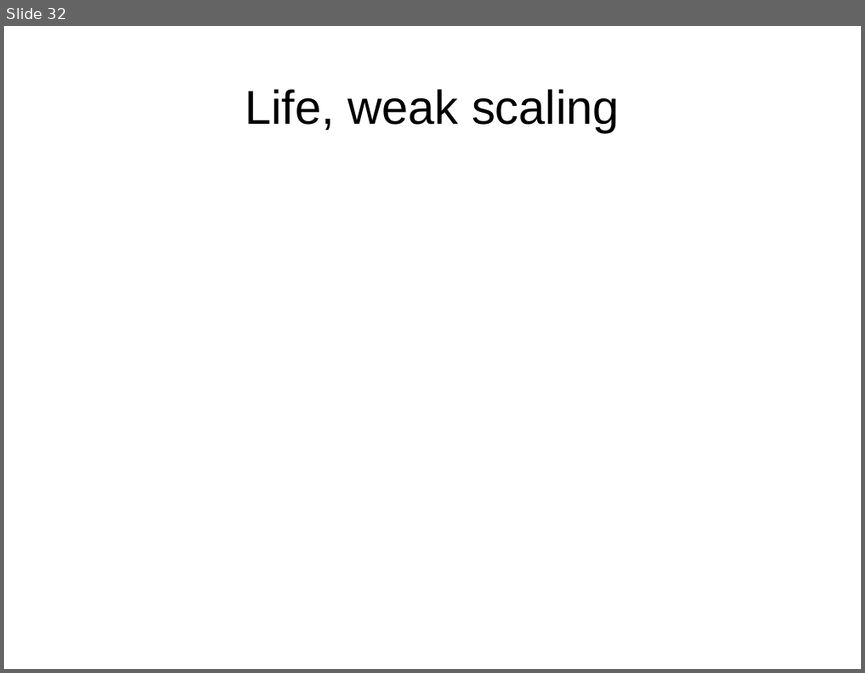
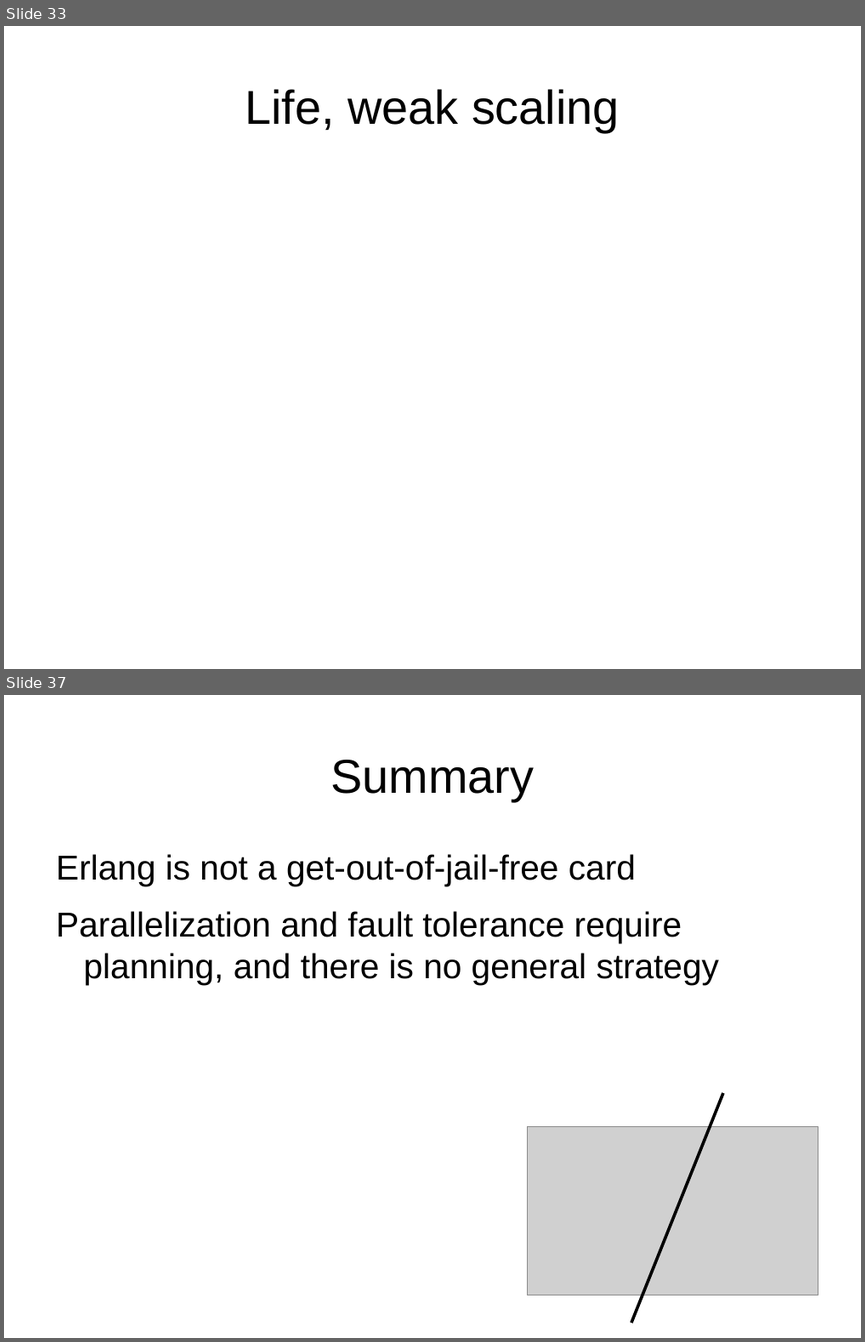
Before and after one commit to FractalDesigns/cowichan-1, a slide deck: miscellaneous/2010-12/slides.odp. Shown one above the other, each under a label of ours: slide 32 before the commit, slides 33 and 37 after it; the slides between them are not shown. The pictures are 865x673 and 865x1342 pixels, drawn with LibreOffice and Linux fonts; fonts in the diff are those of the drawing; grey boxes stand for pictures; background and template pictures are left out. Boxes give left, top, right and bottom in pixels: in the first picture for what was removed or moved away, otherwise in the second. Text is boxed around its words. In the diff, an @@ line names an element or a change of style, - is before the commit and + after.

```diff
--- a/miscellaneous/2010-12/slides.odp
+++ b/miscellaneous/2010-12/slides.odp
@@ slide 37 added at (x1=4, y1=695, x2=861, y2=1338), background picture (left out) @@
@@ title added at (x1=330, y1=760, x2=534, y2=801), 44 pt, text #000000 @@
+Summary
@@ text added at (x1=56, y1=854, x2=719, y2=984), 32 pt, text #000000 @@
+Erlang is not a get-out-of-jail-free card
+Parallelization and fault tolerance require planning, and there is no general strategy
@@ line added from (723, 1093) to (631, 1322), #000000 2.83 pt @@
@@ picture added at (x1=528, y1=1127, x2=818, y2=1295) @@
@@ what was slide 32 is now slide 33 @@
```
Also in this commit, not shown: 23 slides changed, 3 other slides added, 4 slides removed, 1 other file.
